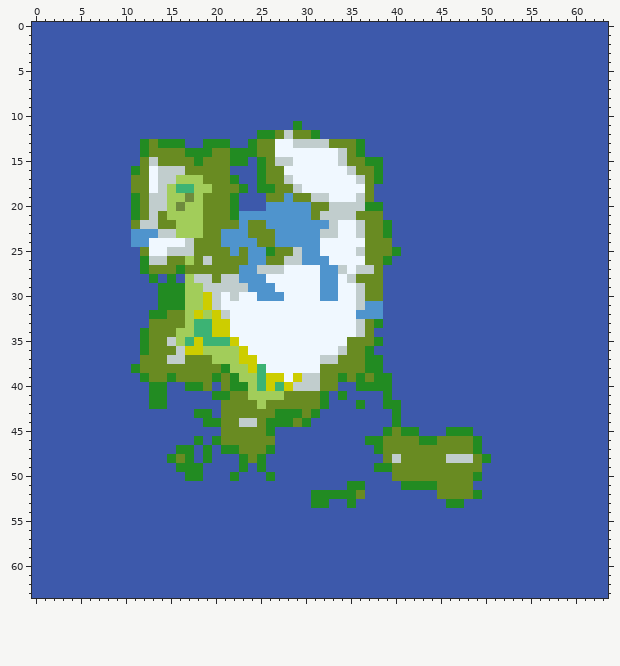
Two versions of one pixel-art sprite, TestImages/Biomes.png. This is how it looked before the edit.
The file is 64x64 pixels.
New version:
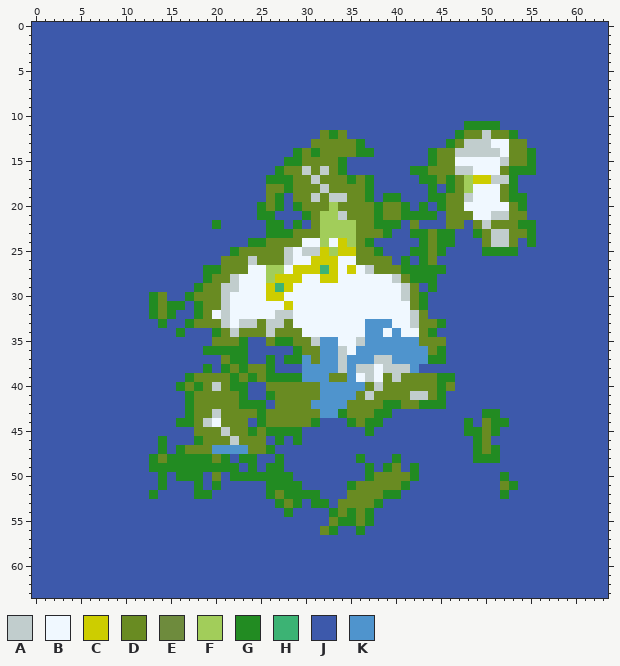
Palette (. is transparent): A #c1cdcd  B #f0f8ff  C #cdcd00  D #698b22  E #6e8b3d  F #a2cd5a  G #228b22  H #3cb374  J #3d59ab  K #4f94cd
Changes in this commit:
Changed rows in their new state; - is an unchanged pixel.
first column x 11:
11 ------------------J------------------GGGG----
12 --------------JJJJJJJDGD------------GDDADDG--
13 -JJJJJ--JJJ--JJJJJJJDD-------------GDAAABBDD-
14 -JJJJJJJJJJJJJJJJJGDGDDD--G------GDDAAAAABDDG
15 -JJJJJJJJJJJJ-JJJGGDDDDGJJJJ-----GDDBBBBBADDG
16 JJJJJJJJJJJ---JJGDDADADGJJJJ---GGDDDAABBBDGGG
17 JJJJJJJJJJJJ--JGGGDDADDDGDGJ----GGDGDFCCAAG--
18 JJJJJJJJJJJJJ-JD-GDDDADDDDG------G-GDFBBBDG--
19 JJJJJJJJJJJJ----GJ---DAADDG-GG---GGDDABBBDGG-
20 JJJJJJJJJJJJ--GDGJGD--FDDDD-DDG-G-GDDBBBBBDG-
21 JJJJJJJJJJJJJJGGJJJG-FF-D--GDDGGGG-DDDBBAADD-
22 JJJJJJJJJGJJJJJGGJGJDFFFFD-G-G-D---DD-DADDDGG
23 JJJJJJJJJJJJJJJGGGDDDFFFFD-----GGDGG--GDAADDG
24 JJJJJJJJJJJJJGG-DDDBBF-CFDGJJ---GDGG---DAAD-G
25 -JJJJJJJJJJG-DDD-ABAACFCCD-GJJ-GGDG----GGGG--
26 -JJJJJJJJJ---AD---BBCCC--D--D-G-GD-----------
27 -JJJJJJJGG--DBBFF-CCCHCBCB--DDGGGGG----------
28 --J-J-JJG-D-BBBFCCC--CC-BBBBBADGGG-----------
29 ---JJJJGDD--BBBCHC---BB--BBBBBAD-G-----------
30 --GDJJGDDDAB--BCC----BB--BBBBBADG------------
31 --GD--JGDDA------C-------BBBBBBDG------------
32 ---DGJJGDB------AA-------BBBBBBAD------------
33 --JGJJGDDDA-AADAAD-------BKKKBBADDG----------
34 -JJJJGJJJGDADDDADDD------BKKBKBBDG-----------
35 -JJJJJJJJDDDGJJDGGDDAKK-BAKKKKKKDDD----------
36 -JJJJJJJGGGGGJJJJJGDDKK-BKKKKKKKKDG----------
37 -JJJJJJJJJDGGJJGJGGKDKKAKKKAAKKKKGG----------
38 JJJJJJJJGJ-DGDDGJJJKKKKAKAABAAAK-------------
39 -JJJJJG--D--DGDGGGGKKK-DKBABDADDDDGG---------
40 --JJ-GD--A---JJDDDDDDKKKKKDADDDDDDGD---------
41 --JJ--GDDDD-GJJGD----KKKKDADDDDAADG----------
42 --JJ--GDDD--GGGJ----KKKKDDDD--DDGGG----------
43 ------GDDA----G-DDD-DKKGDDDGGJ---------GG----
44 -----GGDAB--DJGDDD-DG---GDGG-J-------G-DGG---
45 -------DDDA--G--GGG-------G-JJJJ---JJ-GDG----
46 ---G----DD-A---JG-G-------JJJJJJJJJJJJ-D-----
47 ---G--DDDKKKK--------------JJJJJJJJJJJ-DG----
48 --GD-G-G-DG--GJ-G--------G--JGJJJJJJJJG-G----
49 --GGG---GGGGJGJGG---------GJ--JGJJJJJJJ------
50 ---G-G---D--GGG-GG--------GDD--GJJJJJJJ--G---
51 ---G---G-G-----GGGG------DDDDD-JJJJJJJ---DG--
52 --G----GG------GDGGG-JJJD-DDGG----JJJJJ--G---
53 ----------------GDG----DDDDG-------JJ--------
54 -----------------G----GDGDG------------------
55 ----------------------DGGDG------------------
56 ---------------------DG--G-------------------
